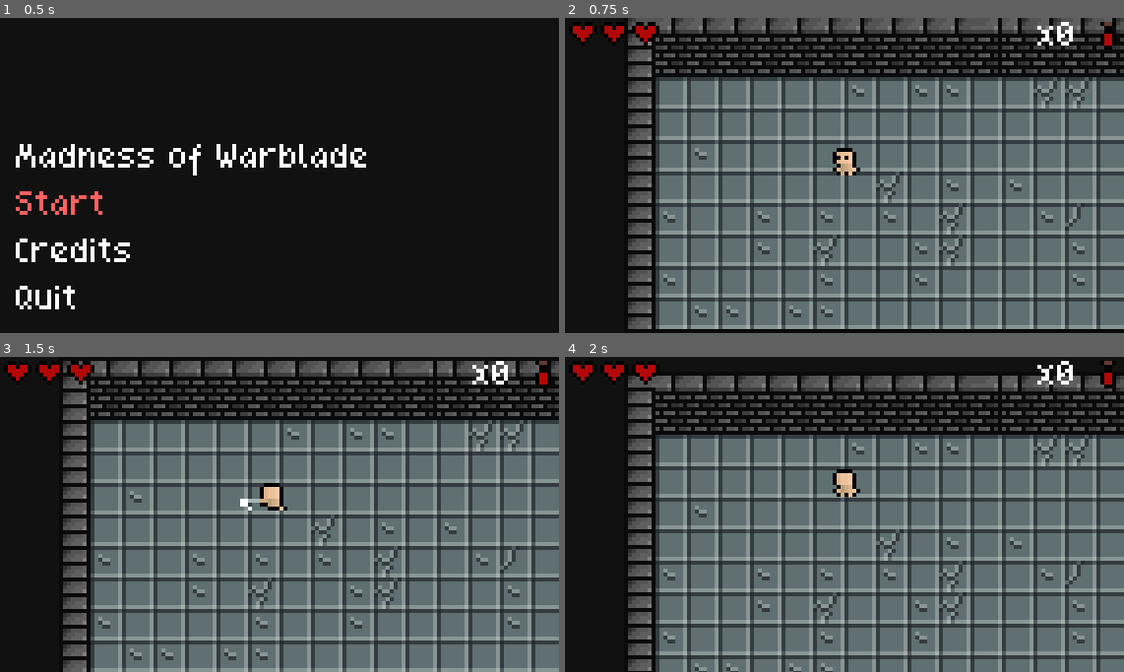
Above: before the commit, frames 1-4 (two rows, left to right).
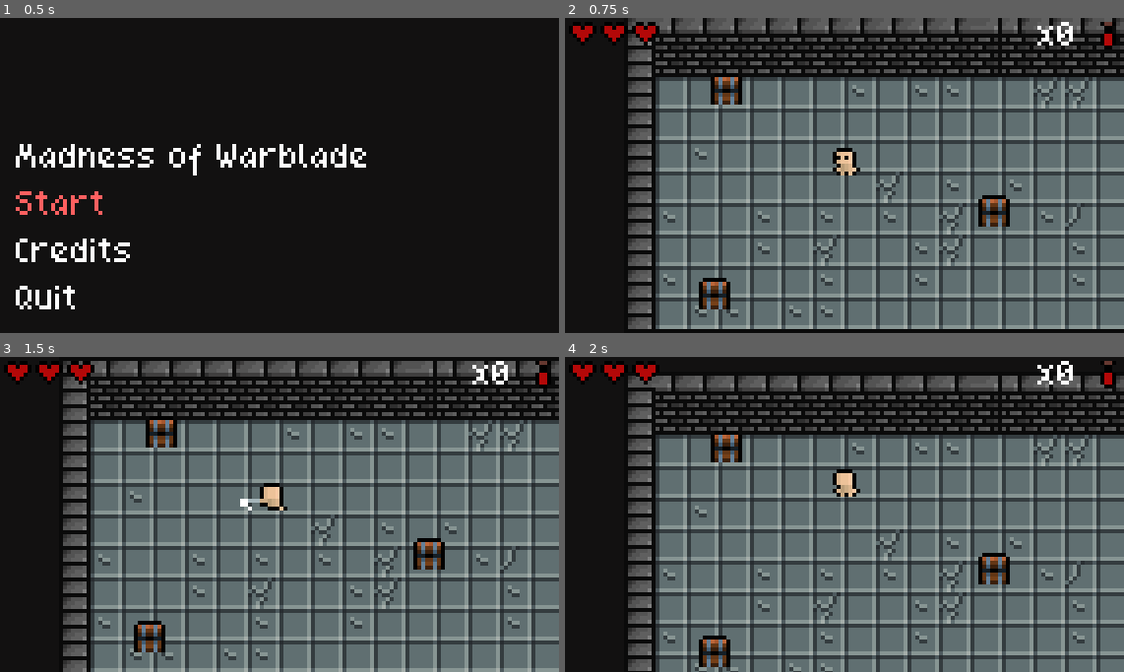
Above: after the commit, the same moments.

Repository: mai-soup/madness-of-warblade
Game: Godot game, scene res://UI/MainMenu.tscn
Two runs of this game, one before a commit and one after it. Both use one fixed random seed, a clock stepped at 60 frames per second and the inputs below.
Inputs:
- Up to frame 1 (0.5 s): no input
- Up to frame 2 (0.75 s): click "Start" at 0.5 s
- Up to frame 3 (1.5 s): tap Enter at 1.25 s; hold W (move_up) from 1.28 s (still down); tap Space (attack) at 1.35 s
- Up to frame 4 (2 s): keep holding W (move_up)

Frame 1 is identical in both runs. In frame 2, 1.6% of the frame differs, in the area x 23-80%, y 18-93%; in frame 3, 1.6%; in frame 4, 1.6%.

Commit message:
add chests that contain potions

Diff:
--- /dev/null
+++ b/Props/Chest.gd
@@ -0,0 +1,11 @@
+extends Node2D
+
+var is_opened: = false
+
+func _on_Area2D_body_entered(body: Node) -> void:
+	if is_opened: return
+	is_opened = true
+	$AnimationPlayer.play("Open")
+
+func animation_ended() -> void:
+	PlayerHealthMgr.increase_potions()
--- /dev/null
+++ b/Props/Chest.tscn
@@ -0,0 +1,126 @@
+[gd_scene load_steps=9 format=2]
+
+[ext_resource path="res://_Assets/Props/Minifantasy_DungeonProps.png" type="Texture" id=1]
+[ext_resource path="res://Props/Chest.gd" type="Script" id=2]
+[ext_resource path="res://_Assets/SFX/01_chest_open_1.wav" type="AudioStream" id=3]
+
+[sub_resource type="AtlasTexture" id=1]
+atlas = ExtResource( 1 )
+region = Rect2( 200, 24, 24, 8 )
+
+[sub_resource type="Animation" id=5]
+resource_name = "Closed"
+length = 0.001
+loop = true
+tracks/0/type = "value"
+tracks/0/path = NodePath("Sprite:frame")
+tracks/0/interp = 1
+tracks/0/loop_wrap = true
+tracks/0/imported = false
+tracks/0/enabled = true
+tracks/0/keys = {
+"times": PoolRealArray( 0 ),
+"transitions": PoolRealArray( 1 ),
+"update": 1,
+"values": [ 0 ]
+}
+
+[sub_resource type="Animation" id=2]
+resource_name = "Open"
+length = 0.1
+tracks/0/type = "method"
+tracks/0/path = NodePath(".")
+tracks/0/interp = 1
+tracks/0/loop_wrap = true
+tracks/0/imported = false
+tracks/0/enabled = true
+tracks/0/keys = {
+"times": PoolRealArray( 0.1 ),
+"transitions": PoolRealArray( 1 ),
+"values": [ {
+"args": [  ],
+"method": "animation_ended"
+} ]
+}
+tracks/1/type = "value"
+tracks/1/path = NodePath("Sprite:frame")
+tracks/1/interp = 1
+tracks/1/loop_wrap = true
+tracks/1/imported = false
+tracks/1/enabled = true
+tracks/1/keys = {
+"times": PoolRealArray( 0, 0.1 ),
+"transitions": PoolRealArray( 1, 1 ),
+"update": 1,
+"values": [ 0, 2 ]
+}
+tracks/2/type = "audio"
+tracks/2/path = NodePath("AudioStreamPlayer2D")
+tracks/2/interp = 1
+tracks/2/loop_wrap = true
+tracks/2/imported = false
+tracks/2/enabled = true
+tracks/2/keys = {
+"clips": [ {
+"end_offset": 0.0,
+"start_offset": 0.0,
+"stream": ExtResource( 3 )
+} ],
+"times": PoolRealArray( 0 )
+}
+
+[sub_resource type="Animation" id=3]
+length = 0.001
+tracks/0/type = "value"
+tracks/0/path = NodePath("Sprite:texture")
+tracks/0/interp = 1
+tracks/0/loop_wrap = true
+tracks/0/imported = false
+tracks/0/enabled = true
+tracks/0/keys = {
+"times": PoolRealArray( 0 ),
+"transitions": PoolRealArray( 1 ),
+"update": 0,
+"values": [ SubResource( 1 ) ]
+}
+tracks/1/type = "value"
+tracks/1/path = NodePath("Sprite:frame")
+tracks/1/interp = 1
+tracks/1/loop_wrap = true
+tracks/1/imported = false
+tracks/1/enabled = true
+tracks/1/keys = {
+"times": PoolRealArray( 0 ),
+"transitions": PoolRealArray( 1 ),
+"update": 0,
+"values": [ 2 ]
+}
+
+[sub_resource type="CircleShape2D" id=4]
+radius = 9.05539
+
+[node name="Chest" type="Node2D"]
+script = ExtResource( 2 )
+
+[node name="Sprite" type="Sprite" parent="."]
+texture = SubResource( 1 )
+hframes = 3
+frame = 2
+
+[node name="AnimationPlayer" type="AnimationPlayer" parent="."]
+autoplay = "Closed"
+anims/Closed = SubResource( 5 )
+anims/Open = SubResource( 2 )
+anims/RESET = SubResource( 3 )
+
+[node name="Area2D" type="Area2D" parent="."]
+collision_layer = 0
+monitorable = false
+
+[node name="CollisionShape2D" type="CollisionShape2D" parent="Area2D"]
+shape = SubResource( 4 )
+
+[node name="AudioStreamPlayer2D" type="AudioStreamPlayer2D" parent="."]
+volume_db = -4.0
+
+[connection signal="body_entered" from="Area2D" to="." method="_on_Area2D_body_entered"]
--- a/World.tscn
+++ b/World.tscn
@@ -11,6 +11,7 @@
 [ext_resource path="res://UI/MainMenuTheme.tres" type="Theme" id=9]
 [ext_resource path="res://UI/PotionUI.tscn" type="PackedScene" id=10]
 [ext_resource path="res://Props/Sign.tscn" type="PackedScene" id=11]
+[ext_resource path="res://Props/Chest.tscn" type="PackedScene" id=12]
 
 [sub_resource type="NavigationPolygon" id=50]
 vertices = PoolVector2Array( 8, 8, 0, 8, 0, 0, 8, 0 )
@@ -1716,6 +1717,17 @@
 
 [node name="Tables" type="YSort" parent="YSort"]
 
+[node name="Chests" type="YSort" parent="YSort"]
+
+[node name="Chest" parent="YSort/Chests" instance=ExtResource( 12 )]
+position = Vector2( 18, 19 )
+
+[node name="Chest2" parent="YSort/Chests" instance=ExtResource( 12 )]
+position = Vector2( 15, 71 )
+
+[node name="Chest3" parent="YSort/Chests" instance=ExtResource( 12 )]
+position = Vector2( 86, 50 )
+
 [node name="Navigation2D" type="Navigation2D" parent="YSort"]
 
 [node name="Orcs" type="YSort" parent="YSort/Navigation2D"]
Not shown: 1 places in World.tscn that only renumber resources
